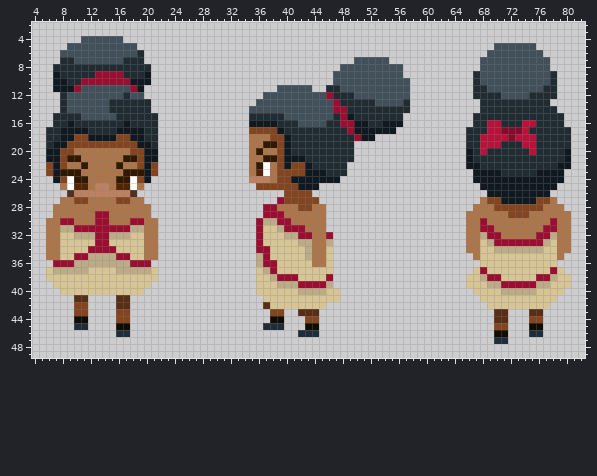
One commit to this sprite sheet: phasertemplate-master/images/Aldeana/AldeanaVariasVistas.png. Above: the version before the commit.
The file is 90x60 pixels. Shown: x 4..82, y 2..49.
After the commit:
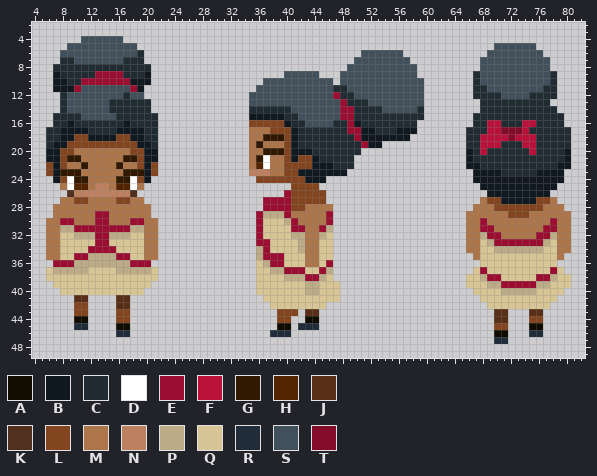
Palette (. is transparent): A #100c00  B #101820  C #202c31  D #ffffff  E #9b0e31  F #b8123b  G #311800  H #522400  J #582e16  K #523020  L #834420  M #ac754a  N #bd8162  P #bbac87  Q #d8c595  R #202c39  S #41505a  T #830c2a
The edit:
Changed rows in their new state; - is an unchanged pixel.
first column x 35:
 6 ----------------SSSSSS---
 7 --------------------SSS--
 8 -------------.--------SS-
 9 -----SSSSS--.---------SS-
10 --SSSSSSSSSS.----------SS
11 -SSS-----SSS-C---------SS
12 SS---------SE----------SS
13 S-----------SE---S----SSS
14 CCCCCC------S-E----SSSSSC
15 BBBBBCC-----S-E-------CCC
16 LLLLLB-C---S-C--C--CCCCC-
17 MMM-LLB--------E--CCCBBB-
18 --GGGLB-----------BBBBB--
19 -GMMMLB--------CEBB------
20 -MGGGLBBB------C---------
21 -GDMML-LLB---------------
22 -H--ML--LBBB--C----------
23 NNN-M--B---BBB-----------
24 .LLL--LL---..------------
25 -.....-LLL---------------
26 -----E---LL--------------
27 --EE-E----L--------------
28 ----EEL-M--M-------------
29 -EPPPE-----E-------------
30 --QQQPE----E-------------
31 ----QQ----EP-------------
32 -----Q-PM-PQ-------------
33 --E-----M-QQ-------------
34 -P-----PM-Q--------------
35 ---EE---M-Q--------------
36 -QP-E---M-QE-------------
37 --QPPEEE--EP-------------
38 ---QQPPPEEPQ-------------
39 ----QQQQPPQQQ------------
40 -------Q--Q--------------
42 --.----------------------
43 ---.-LL.-----------------
44 ---.LL--AA---------------
45 --..AA-RRR---------------
46 ---RRR-...---------------
